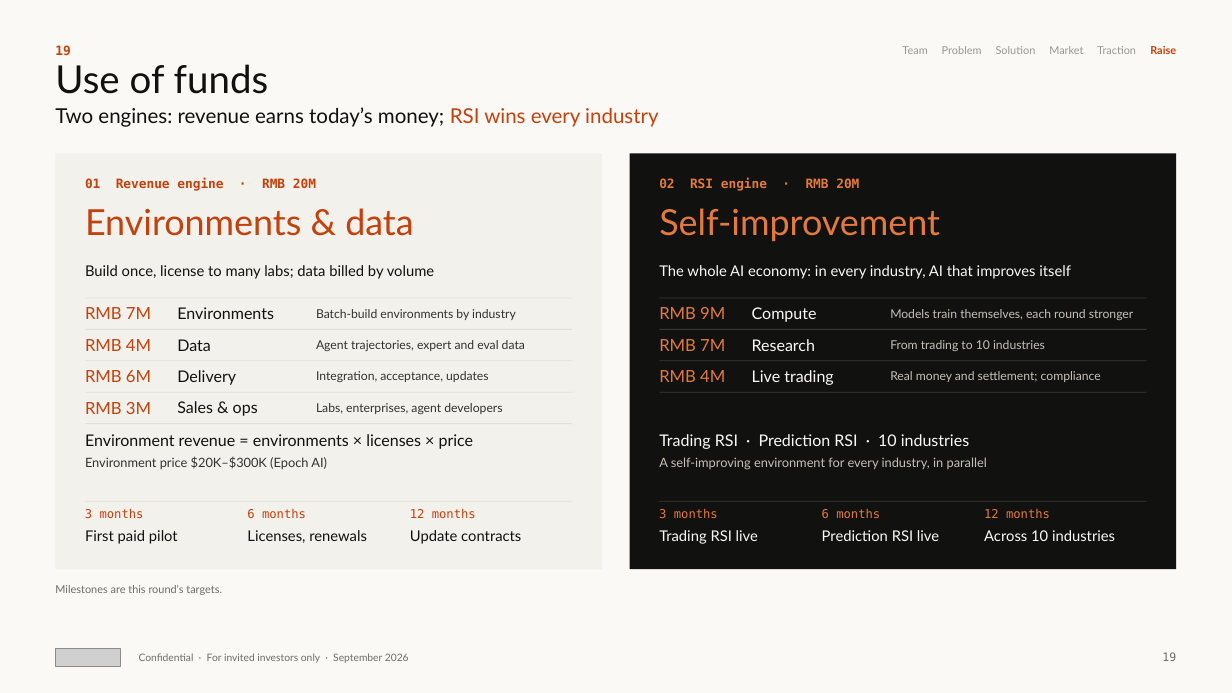
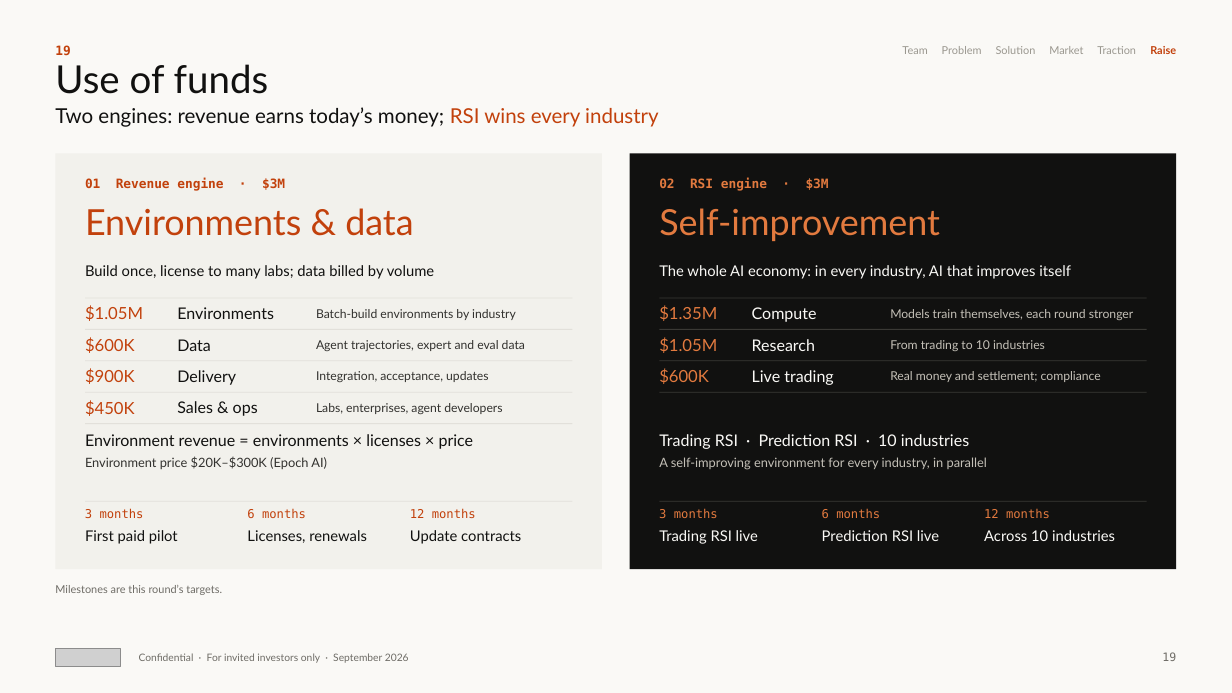
Before and after one commit to wangchen0802/Delta1, a slide deck: slide 19 of SimReal-BP-v29-EN.pptx. Drawn at 1232x693 pixels with LibreOffice and Linux fonts; fonts in the diff are those of the drawing; grey boxes stand for pictures. Boxes give left, top, right and bottom in pixels: in the first picture for what was removed or moved away, otherwise in the second. Text is boxed around its words. In the diff, an @@ line names an element or a change of style, - is before the commit and + after.

```diff
--- a/SimReal-BP-v29-EN.pptx
+++ b/SimReal-BP-v29-EN.pptx
@@ text at (85,177,285,191): text changed @@
-01 Revenue engine · RMB 20M
+01 Revenue engine · $3M
@@ text at (659,177,829,191): text changed @@
-02 RSI engine · RMB 20M
+02 RSI engine · $3M
@@ text at (85,305,143,321): text changed @@
-RMB 7M
+$1.05M
@@ text at (659,305,717,321): text changed @@
-RMB 9M
+$1.35M
@@ text at (85,337,135,353): text changed @@
-RMB 4M
+$600K
@@ text at (659,337,717,353): text changed @@
-RMB 7M
+$1.05M
@@ text at (85,368,135,384): text changed @@
-RMB 6M
+$900K
@@ text at (659,368,709,384): text changed @@
-RMB 4M
+$600K
@@ text at (85,400,135,416): text changed @@
-RMB 3M
+$450K
```
Also in this commit, not shown: 6 other slides changed, 7 other files.
